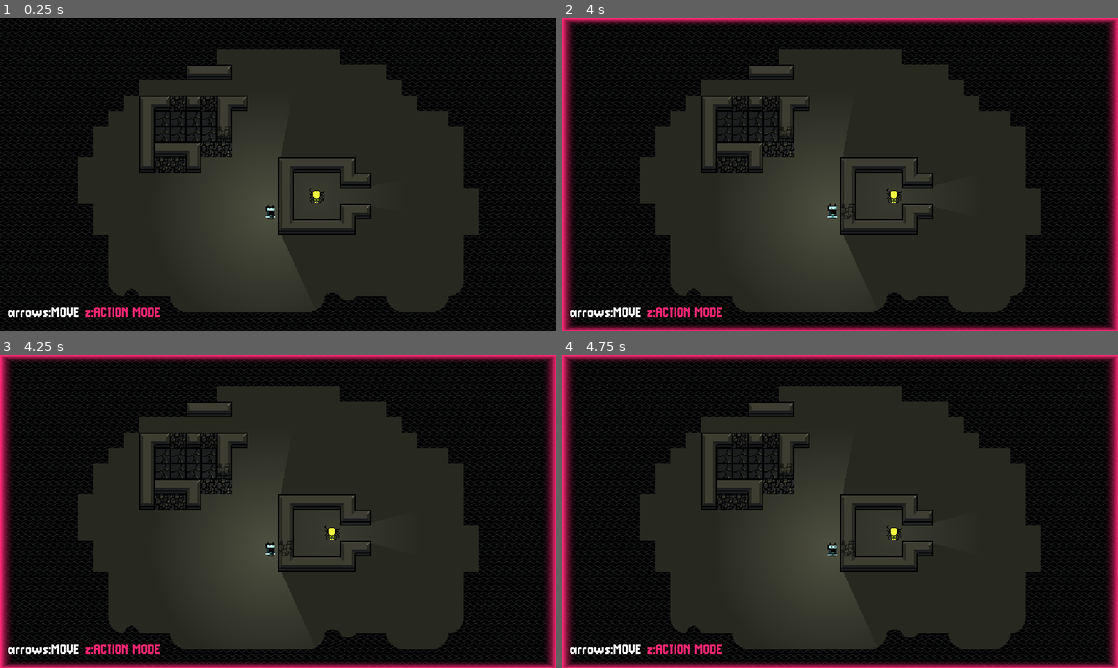
Above: before the commit, frames 1-4 (two rows, left to right).
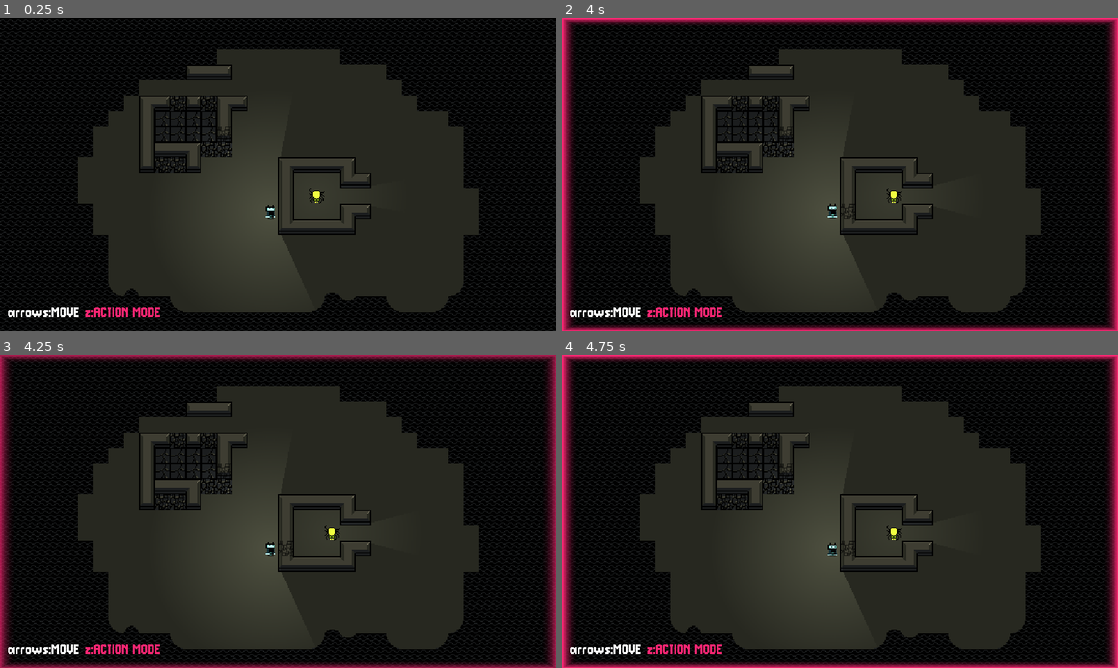
Above: after the commit, the same moments.

Repository: nuzcraft/stunning-barnacle
Game: Godot game, scene res://scenes/world.tscn
Two runs of this game, one before a commit and one after it. Both use one fixed random seed, a clock stepped at 60 frames per second and the inputs below.
Inputs:
- Up to frame 1 (0.25 s): no input
- Up to frame 2 (4 s): hold Right (right) 0.53-1.28 s; tap Z (action) every 0.75 s from 0.6 to 3.6 s; tap Enter at 1.25 s; hold Down (down) 1.28-2.03 s; hold Right (right) 2.03-2.78 s; hold Up (up) 2.78-3.53 s; hold Left (left) from 3.53 s (still down)
- Up to frame 3 (4.25 s): keep holding Left (left); tap Escape (escape, bound only after the commit) at 4.15 s
- Up to frame 4 (4.75 s): keep holding Left (left); tap Z (action) at 4.35 s

Frames 1-2 are identical in both runs. In frame 3, 4.7% of the frame differs, in the area x 0-100%, y 0-100%; in frame 4, nothing differs.

Commit message:
moved actions into a dictionary

Diff:
--- a/project.godot
+++ b/project.godot
@@ -55,6 +55,11 @@
 "events": [Object(InputEventKey,"resource_local_to_scene":false,"resource_name":"","device":-1,"window_id":0,"alt_pressed":false,"shift_pressed":false,"ctrl_pressed":false,"meta_pressed":false,"pressed":false,"keycode":0,"physical_keycode":90,"key_label":0,"unicode":122,"echo":false,"script":null)
 ]
 }
+escape={
+"deadzone": 0.5,
+"events": [Object(InputEventKey,"resource_local_to_scene":false,"resource_name":"","device":-1,"window_id":0,"alt_pressed":false,"shift_pressed":false,"ctrl_pressed":false,"meta_pressed":false,"pressed":false,"keycode":0,"physical_keycode":4194305,"key_label":0,"unicode":0,"echo":false,"script":null)
+]
+}
 
 [rendering]
 
--- a/scenes/actor/actor.gd
+++ b/scenes/actor/actor.gd
@@ -5,6 +5,10 @@
 
 var tilesize = 16
 
+var action = {"up": "attack"
+, "down": "attack"
+, "left": "attack"
+, "right": "attack"}
 
 # Called when the node enters the scene tree for the first time.
 func _ready() -> void:
--- a/scenes/world.gd
+++ b/scenes/world.gd
@@ -91,18 +91,27 @@
 
 func hero_action():
 	if Input.is_action_just_pressed("up"):
-		turn_taken = try_attack_wall(hero, Vector2(0, -1))
+		turn_taken = take_action(hero, hero.action["up"], Vector2(0, -1))
 		gamestate = MOVING
 		border_gradient_alpha(0.0)
 	if Input.is_action_just_pressed("down"):
-		turn_taken = try_attack_wall(hero, Vector2(0, 1))
+		turn_taken = take_action(hero, hero.action["down"], Vector2(0, 1))
 		gamestate = MOVING
 		border_gradient_alpha(0.0)
 	if Input.is_action_just_pressed("left"):
-		turn_taken = try_attack_wall(hero, Vector2(-1, 0))
+		turn_taken = take_action(hero, hero.action["left"], Vector2(-1, 0))
 		gamestate = MOVING
 		border_gradient_alpha(0.0)
 	if Input.is_action_just_pressed("right"):
-		turn_taken = try_attack_wall(hero, Vector2(1, 0))
+		turn_taken = take_action(hero, hero.action["right"], Vector2(1, 0))
 		gamestate = MOVING
 		border_gradient_alpha(0.0)
+	if Input.is_action_just_pressed("escape") or Input.is_action_just_pressed("action"):
+		turn_taken = false
+		gamestate = MOVING
+		border_gradient_alpha(0.0)
+
+func take_action(actor: Actor, action: String, vector: Vector2) -> bool:
+	if action == "attack":
+		return try_attack_wall(actor, vector)
+	return false
